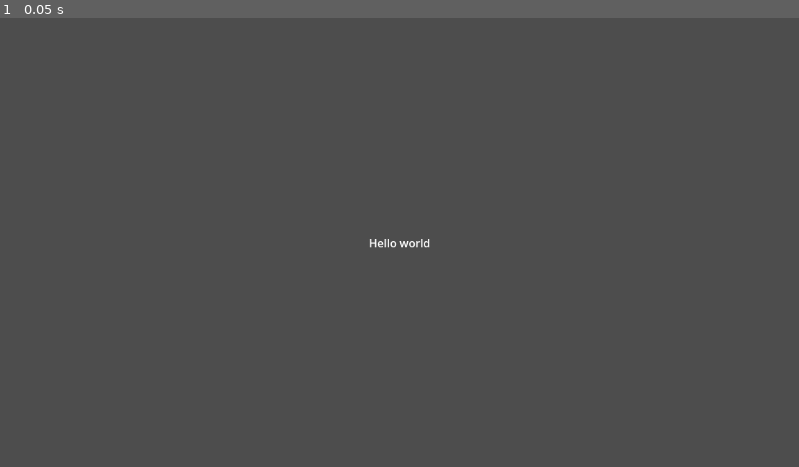
Above: before the commit, frame 1.
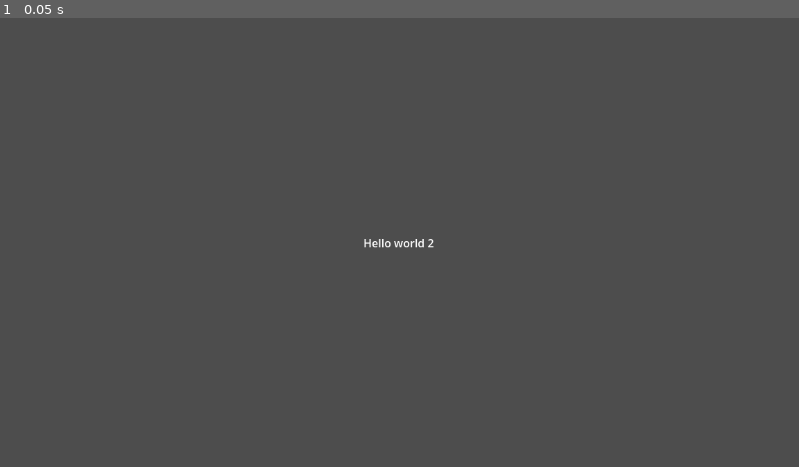
Above: after the commit, the same moment.

Repository: PvtOttobot/gmtk-jam-2025
Game: Godot game, scene res://src/main_ui.tscn
The game is run twice, just before and just after one commit, with the same random seed, the same clock (stepped at 60 frames per second) and the same inputs.
Inputs:
- Up to frame 1 (0.05 s): no input

The runs differ from the first frame. In frame 1, 0.1% of the frame differs, in the area x 45-55%, y 49-52%.

Commit message:
Update main_ui.tscn

Diff:
--- a/project/gmtk-jam-2025/src/main_ui.tscn
+++ b/project/gmtk-jam-2025/src/main_ui.tscn
@@ -21,4 +21,7 @@
 offset_bottom = 12.0
 grow_horizontal = 2
 grow_vertical = 2
-text = "Hello world"
+text = "Hello world 2"
+
+[node name="Camera2D" type="Camera2D" parent="."]
+position = Vector2(578, 324)
